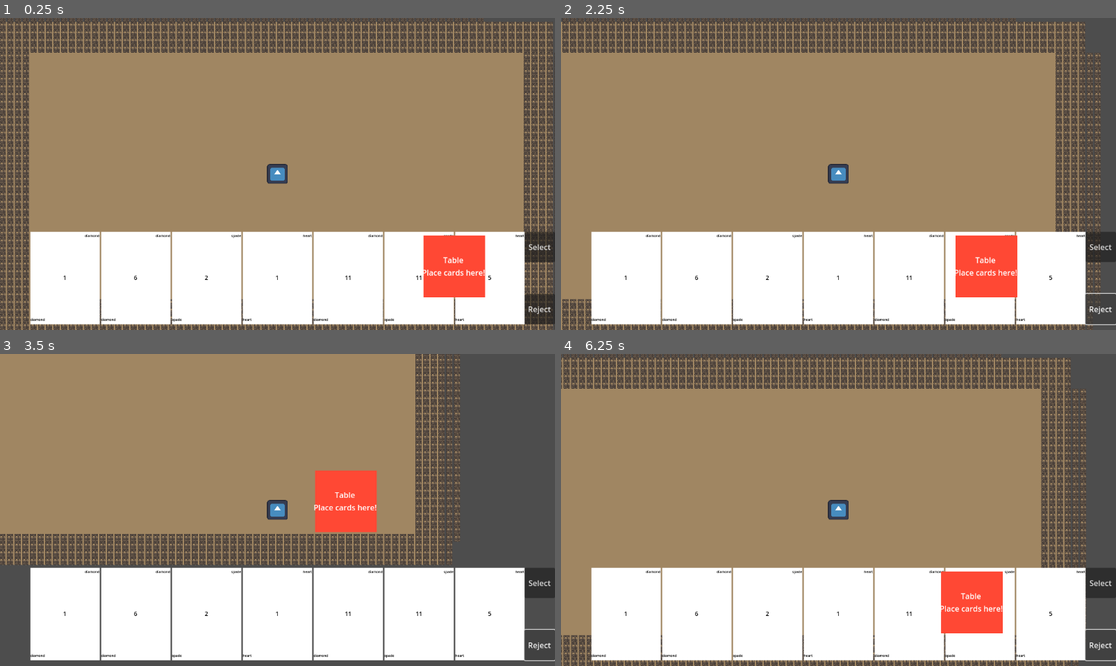
Above: before the commit, frames 1-4 (two rows, left to right).
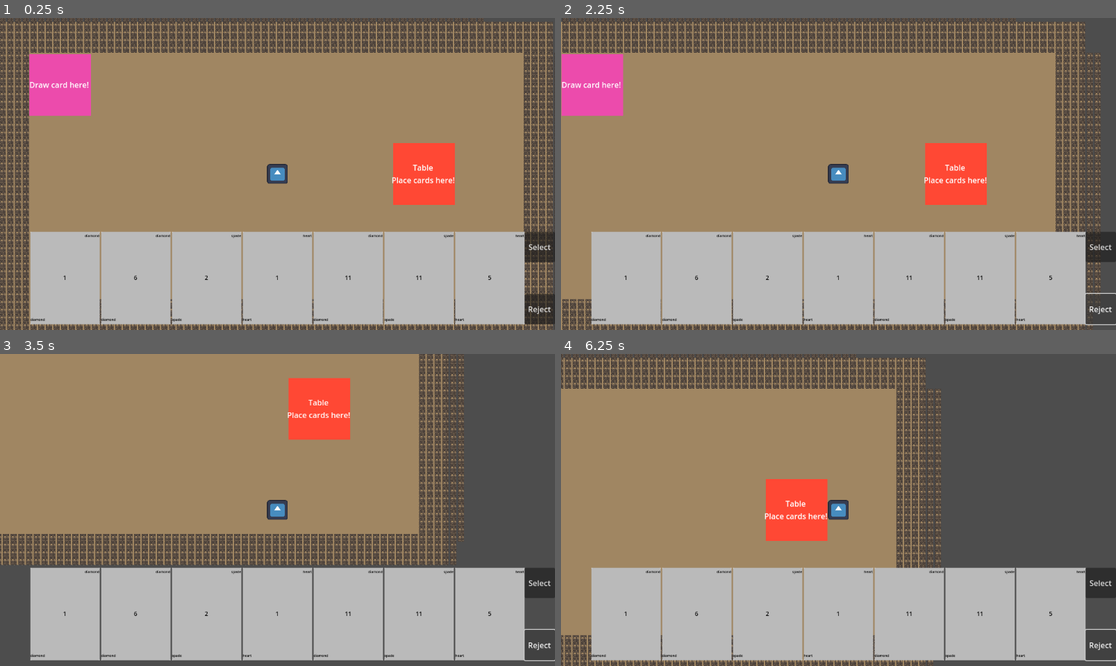
Above: after the commit, the same moments.

Repository: Surinalive/Skummy-Rummy
Game: Godot game, scene res://Game.tscn
Two runs of this game, one before a commit and one after it. Both use one fixed random seed, a clock stepped at 60 frames per second and the inputs below. The engine's default icon, where the game draws it, is replaced by a stand-in: a white triangle on a blue panel in a dark square.
Inputs:
- Up to frame 1 (0.25 s): no input
- Up to frame 2 (2.25 s): click "Select" at 0.5 s; click "Reject" at 1.25 s; tap Enter at 2 s; hold D (right) from 2.03 s (still down); hold F (action) from 2.03 s (still down)
- Up to frame 3 (3.5 s): release D (right) at 2.78 s; release F (action) at 2.78 s; hold S (down) from 2.78 s (still down); tap F (action) at 2.85 s
- Up to frame 4 (6.25 s): release S (down) at 3.53 s; hold D (right) 3.53-4.28 s; hold F (action) 3.53-4.28 s; hold W (up) 4.28-5.03 s; tap F (action) at 4.35, 5.85 s; hold F (action) 5.03-5.78 s; hold A (left) from 5.03 s (still down)

The runs differ from the first frame. In frame 1, 30% of the frame differs, in the area x 5-95%, y 11-99%; in frame 2, 30%; in frame 3, 36%; in frame 4, 51%, in the area x 0-95%, y 0-100%.
Error after the commit: Invalid call. Nonexistent function 'connect' in base 'Nil'. (res://player/scripts/player_interface.gd:20)

Commit message:
Finished copying code.
Basic functionality of code done. Player is dealt cards and can draw cards.

Diff:
--- a/skummy-rummy/Game.tscn
+++ b/skummy-rummy/Game.tscn
@@ -1,8 +1,9 @@
-[gd_scene load_steps=6 format=4 uid="uid://ctlvoxkbt3icw"]
+[gd_scene load_steps=7 format=4 uid="uid://ctlvoxkbt3icw"]
 
 [ext_resource type="PackedScene" uid="uid://7t8nh7uq3y5o" path="res://player/scenes/player.tscn" id="1_xkndl"]
 [ext_resource type="Texture2D" uid="uid://bo57h4s0ysdpp" path="res://art/basic_tileset_and_assets_standard/water_and_island_tiles_v2.png" id="2_u44n3"]
 [ext_resource type="PackedScene" uid="uid://b4sk865thw1cw" path="res://interactable objects/scenes/table.tscn" id="3_u44n3"]
+[ext_resource type="PackedScene" uid="uid://2pdffq5kcdtn" path="res://interactable objects/scenes/card_spawn.tscn" id="4_sb48q"]
 
 [sub_resource type="TileSetAtlasSource" id="TileSetAtlasSource_sb48q"]
 texture = ExtResource("2_u44n3")
@@ -493,7 +494,12 @@
 tile_set = SubResource("TileSet_t88pq")
 
 [node name="Player" parent="." instance=ExtResource("1_xkndl")]
+top_level = true
 position = Vector2(580, 316)
+motion_mode = 1
 
 [node name="Table" parent="." instance=ExtResource("3_u44n3")]
-position = Vector2(819, 380)
+position = Vector2(884, 316)
+
+[node name="Card_Spawner" parent="." instance=ExtResource("4_sb48q")]
+position = Vector2(129, 131)
--- a/skummy-rummy/globals.gd
+++ b/skummy-rummy/globals.gd
@@ -32,7 +32,6 @@
 
 func draw() -> Node:
 	var card = deck_cards.pick_random()
-	print(card)
 	return card
 
 #TODO: fix logic later. adds card back to deck...
--- a/skummy-rummy/interactable objects/scenes/card.tscn
+++ b/skummy-rummy/interactable objects/scenes/card.tscn
@@ -5,6 +5,10 @@
 [node name="Card" type="Control"]
 layout_mode = 3
 anchors_preset = 0
+offset_left = -74.0
+offset_top = -93.0
+offset_right = -74.0
+offset_bottom = -93.0
 size_flags_horizontal = 3
 script = ExtResource("1_g7eid")
 
@@ -12,13 +16,6 @@
 layout_mode = 0
 offset_right = 144.0
 offset_bottom = 192.0
-
-[node name="Button" type="Button" parent="ColorRect"]
-show_behind_parent = true
-layout_mode = 0
-offset_right = 144.0
-offset_bottom = 192.0
-disabled = true
 
 [node name="rank" type="Label" parent="ColorRect"]
 layout_mode = 0
@@ -50,3 +47,12 @@
 theme_override_font_sizes/font_size = 7
 text = "suit"
 vertical_alignment = 1
+
+[node name="Button" type="Button" parent="."]
+layout_mode = 0
+offset_right = 144.0
+offset_bottom = 192.0
+disabled = true
+toggle_mode = true
+
+[connection signal="toggled" from="Button" to="." method="_on_button_toggled"]
--- /dev/null
+++ b/skummy-rummy/interactable objects/scenes/card_spawn.tscn
@@ -0,0 +1,46 @@
+[gd_scene load_steps=4 format=3 uid="uid://2pdffq5kcdtn"]
+
+[ext_resource type="Script" uid="uid://bxhgdhvximl26" path="res://interactable objects/scripts/card_spawn.gd" id="1_73c67"]
+
+[sub_resource type="RectangleShape2D" id="RectangleShape2D_ffe7g"]
+size = Vector2(128, 125)
+
+[sub_resource type="RectangleShape2D" id="RectangleShape2D_rcu1v"]
+size = Vector2(176, 175)
+
+[node name="Card_Spawner" type="StaticBody2D"]
+script = ExtResource("1_73c67")
+
+[node name="CollisionShape2D" type="CollisionShape2D" parent="."]
+shape = SubResource("RectangleShape2D_ffe7g")
+
+[node name="ColorRect" type="ColorRect" parent="."]
+offset_left = -64.0
+offset_top = -64.0
+offset_right = 64.0
+offset_bottom = 64.0
+color = Color(0.925861, 0.292413, 0.674254, 1)
+metadata/_edit_use_anchors_ = true
+
+[node name="Label" type="Label" parent="ColorRect"]
+layout_mode = 1
+anchors_preset = -1
+anchor_left = -0.0234375
+anchor_right = -0.0234375
+anchor_bottom = 0.617188
+offset_right = 131.0
+offset_bottom = 49.0
+text = "Draw card here!"
+horizontal_alignment = 1
+vertical_alignment = 1
+autowrap_mode = 2
+metadata/_edit_use_anchors_ = true
+
+[node name="Area2D" type="Area2D" parent="."]
+
+[node name="CollisionShape2D" type="CollisionShape2D" parent="Area2D"]
+position = Vector2(0, 0.5)
+shape = SubResource("RectangleShape2D_rcu1v")
+
+[connection signal="body_entered" from="Area2D" to="." method="_on_area_2d_body_entered"]
+[connection signal="body_exited" from="Area2D" to="." method="_on_area_2d_body_exited"]
--- a/skummy-rummy/interactable objects/scenes/table.tscn
+++ b/skummy-rummy/interactable objects/scenes/table.tscn
@@ -3,16 +3,15 @@
 [ext_resource type="Script" uid="uid://dmkjjanipqqyo" path="res://interactable objects/scripts/table.gd" id="1_o72io"]
 
 [sub_resource type="RectangleShape2D" id="RectangleShape2D_ffe7g"]
-size = Vector2(256, 256)
+size = Vector2(128, 125)
 
-[node name="Table" type="Area2D"]
+[node name="Table" type="StaticBody2D"]
 script = ExtResource("1_o72io")
 
 [node name="CollisionShape2D" type="CollisionShape2D" parent="."]
-position = Vector2(128, 128)
 shape = SubResource("RectangleShape2D_ffe7g")
 
-[node name="ColorRect" type="ColorRect" parent="CollisionShape2D"]
+[node name="ColorRect" type="ColorRect" parent="."]
 offset_left = -64.0
 offset_top = -64.0
 offset_right = 64.0
@@ -20,7 +19,7 @@
 color = Color(1, 0.282353, 0.203922, 1)
 metadata/_edit_use_anchors_ = true
 
-[node name="Label" type="Label" parent="CollisionShape2D/ColorRect"]
+[node name="Label" type="Label" parent="ColorRect"]
 layout_mode = 1
 anchors_preset = -1
 anchor_left = -0.0234375
--- a/skummy-rummy/interactable objects/scripts/card.gd
+++ b/skummy-rummy/interactable objects/scripts/card.gd
@@ -7,6 +7,7 @@
 # Club, Diamond, Heart, Spade -> 0, 1, 2, 3
 @onready var card_rank: int
 @onready var card_suit: int
+@onready var selected = false
 signal card_toggled(card)
 
 func set_rank(rank: int) -> void:
@@ -33,7 +34,6 @@
 	$ColorRect/suit_top.text = text
 	$ColorRect/suit_bottom.text = text
 
-
 func get_suit() -> int:
 	return card_suit;
 
@@ -42,3 +42,19 @@
 
 func set_unclickable() -> void:
 	$Button.disabled = true
+	$ColorRect.color = Color(1, 1, 1, 1)
+
+func is_selected() -> bool:
+	return selected
+
+func unpress_button() -> void:
+	$Button.set_pressed(false)
+
+func _on_button_toggled(toggled_on: bool) -> void:
+	if toggled_on:
+		selected = true
+		$ColorRect.color = Color(0, 1, 1, 1)
+		card_toggled.emit(self)
+	else:
+		selected = false
+		$ColorRect.color = Color(1, 1, 1, 1)
--- /dev/null
+++ b/skummy-rummy/interactable objects/scripts/card_spawn.gd
@@ -0,0 +1,26 @@
+extends StaticBody2D
+
+@onready var allow_draw = false
+@onready var player
+
+# Called when the node enters the scene tree for the first time.
+func _ready() -> void:
+	pass # Replace with function body.
+
+# Called every frame. 'delta' is the elapsed time since the previous frame.
+func _process(_delta: float) -> void:
+	pass
+
+func _input(event: InputEvent) -> void:
+	if allow_draw and event.is_action_pressed("action"):
+		var card = Globals.draw()
+		player.display_card_drawn(card)
+
+func _on_area_2d_body_entered(body: Node2D) -> void:
+	allow_draw = true
+	player = body
+
+
+func _on_area_2d_body_exited(body: Node2D) -> void:
+	allow_draw = false
+	player = null
--- a/skummy-rummy/interactable objects/scripts/table.gd
+++ b/skummy-rummy/interactable objects/scripts/table.gd
@@ -1 +1 @@
-extends Area2D
+extends StaticBody2D
--- a/skummy-rummy/player/scenes/player_interface.tscn
+++ b/skummy-rummy/player/scenes/player_interface.tscn
@@ -31,7 +31,7 @@
 layout_mode = 2
 border_width = 5.0
 
-[node name="select button" type="Button" parent="."]
+[node name="SelectButton" type="Button" parent="."]
 layout_mode = 0
 offset_left = 1089.0
 offset_top = 449.0
@@ -39,10 +39,13 @@
 offset_bottom = 512.0
 text = "Select"
 
-[node name="reject button" type="Button" parent="."]
+[node name="RejectButton" type="Button" parent="."]
 layout_mode = 0
 offset_left = 1089.0
 offset_top = 578.0
 offset_right = 1152.0
 offset_bottom = 641.0
 text = "Reject"
+
+[connection signal="pressed" from="SelectButton" to="." method="_on_select_button_pressed"]
+[connection signal="pressed" from="RejectButton" to="." method="_on_reject_button_pressed"]
--- a/skummy-rummy/player/scripts/player_interface.gd
+++ b/skummy-rummy/player/scripts/player_interface.gd
@@ -12,15 +12,15 @@
 func display_hand(hand) -> void:
 	for card in hand:
 		$PlayerHand.add_child(card)
-		#card.connect("card_toggled", untoggle_rest)
+		card.connect("card_toggled", untoggle_rest)
 
 func add_to_hand(card) -> void:
 	$"..".add_to_hand(card)
 	$PlayerHand.add_child(card)
-	#card.connect("card_toggled", untoggle_rest)
+	card.connect("card_toggled", untoggle_rest)
 
 func display_drawn_card(card) -> void:
-	$drawn_card.add_child(card)
+	$DrawnCard.add_child(card)
 	cards_clickable()
 
 func cards_clickable() -> void:
@@ -28,6 +28,13 @@
 		if card == $PlayerHand/ReferenceRect:
 			continue
 		card.set_clickable()
+
+func cards_unclickable() -> void:
+	for card in $PlayerHand.get_children(false):
+		if card == $PlayerHand/ReferenceRect:
+			continue
+		card.set_unclickable()
+
 
 func untoggle_rest(selected_card) -> void:
 	for card in $PlayerHand.get_children(false):
@@ -42,13 +49,15 @@
 	Globals.trade(drawn_card, selected_card)
 	$"..".remove_from_hand(selected_card)
 	$PlayerHand.remove_child(selected_card)
-	$drawn_card.remove_child(drawn_card)
+	$DrawnCard.remove_child(drawn_card)
 	add_to_hand(drawn_card)
 	$"..".set_movable(true)
+	cards_unclickable()
 
-func _on_reject_button_2_pressed() -> void:
-	$drawn_card.remove_child(get_drawn_card())
+func _on_reject_button_pressed() -> void:
+	$DrawnCard.remove_child(get_drawn_card())
 	$"..".set_movable(true)
+	cards_unclickable()
 
 func get_selected_card() -> Node:
 	for card in $PlayerHand.get_children(false):
@@ -59,8 +68,8 @@
 	return null
 
 func get_drawn_card() -> Node:
-	for card in $drawn_card.get_children(false):
-		if card == $drawn_card/ReferenceRect:
+	for card in $DrawnCard.get_children(false):
+		if card == $DrawnCard/ReferenceRect:
 			continue
 		else:
 			return card
Not shown, added: skummy-rummy/interactable objects/scripts/card_spawn.gd.uid
